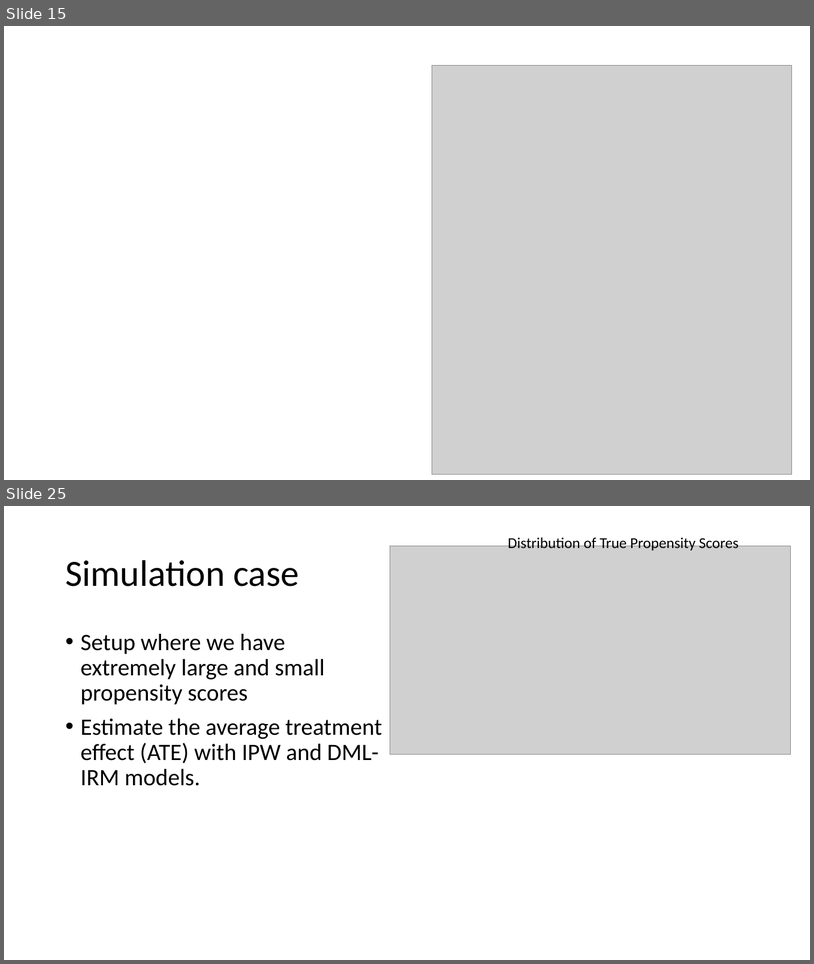
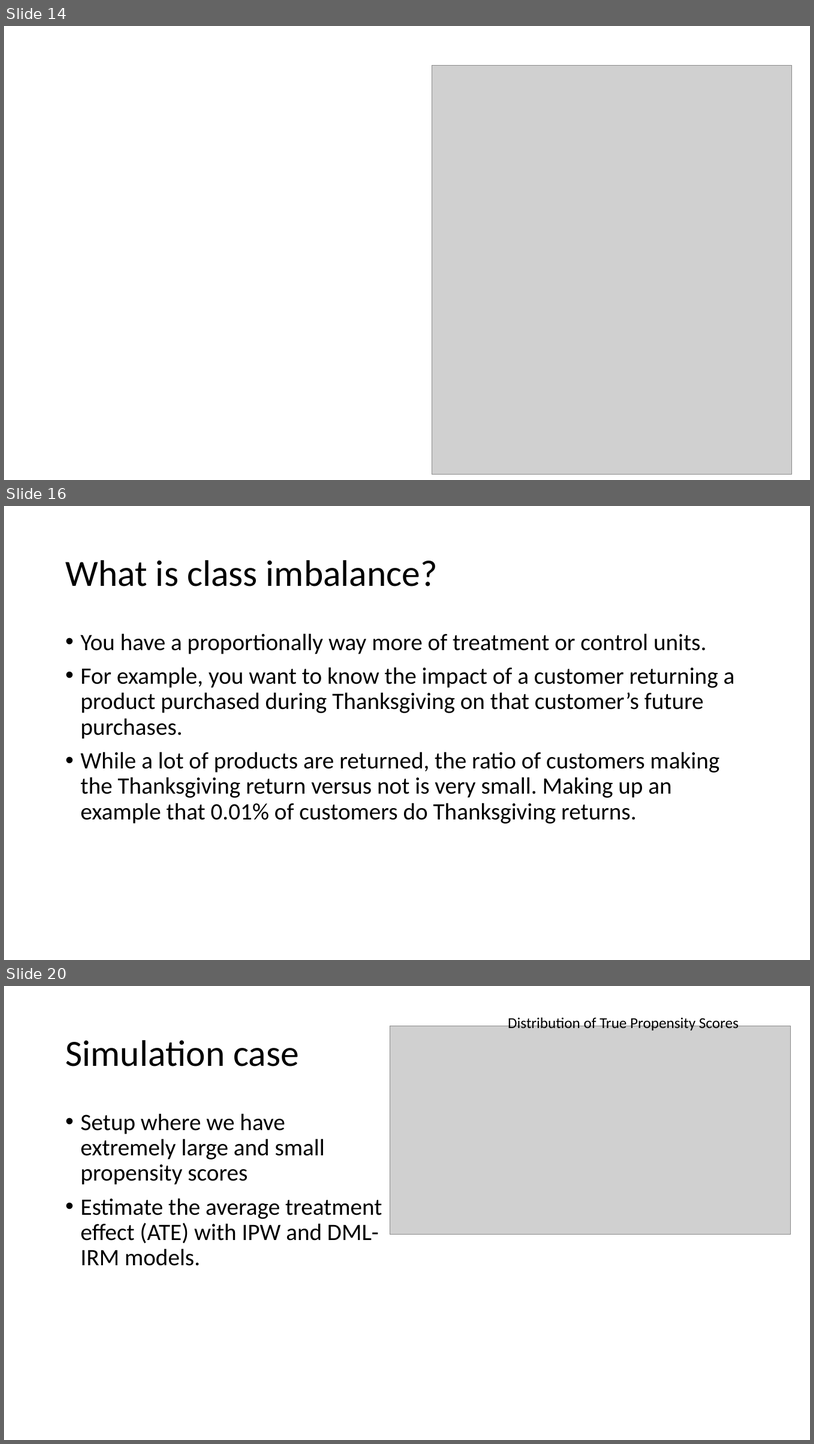
Before and after one commit to shoepaladin/causalinference_crashcourse, a slide deck: Powerpoints/4 Best Practices (WIP).pptx. Shown one above the other, each under a label of ours: slides 15 and 25 before the commit, slides 14, 16 and 20 after it; the slides between them are not shown. The pictures are 814x964 and 814x1444 pixels, drawn with LibreOffice and Linux fonts; fonts in the diff are those of the drawing; grey boxes stand for pictures. Boxes give left, top, right and bottom in pixels: in the first picture for what was removed or moved away, otherwise in the second. Text is boxed around its words. In the diff, an @@ line names an element or a change of style, - is before the commit and + after.

```diff
--- a/Powerpoints/4 Best Practices (WIP).pptx
+++ b/Powerpoints/4 Best Practices (WIP).pptx
@@ slide 16 added at bbox=[4, 506, 810, 960], background #FFFFFF @@
@@ title added at bbox=[65, 560, 438, 586], 44 pt, text #000000 @@
+What is class imbalance?
@@ text added at bbox=[81, 633, 735, 823], 28 pt, text #000000 @@
+• You have a proportionally way more of treatment or control units.
+• For example, you want to know the impact of a customer returning a product purchased during Thanksgiving on that customer’s future purchases.
+• While a lot of products are returned, the ratio of customers making the Thanksgiving return versus not is very small. Making up an example that 0.01% of customers do Thanksgiving returns.
@@ what was slide 15 is now slide 14 @@
@@ what was slide 25 is now slide 20 @@
```
Also in this commit, not shown: 2 slides changed, 7 other slides added, 4 slides removed, 6 other files.
